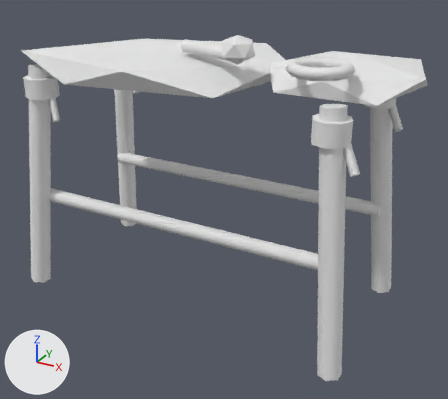
What one commit did to the glTF model game/assets/props/blender/makeshift_workbench.glb.
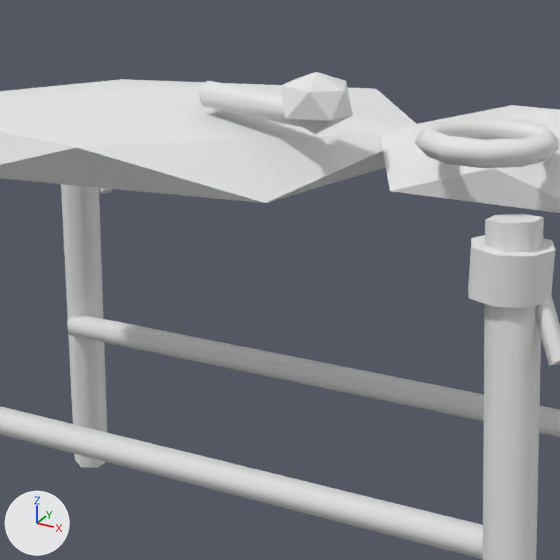
Old and new are each drawn whole from a 50 mm lens placed at (0.881, -1.596, 1.102), pointed at (0.024, -0.038, 0.323) and again close up on the part from 19% to 79% of the width and 0% to 68% of the height. The axes (+X, +Y, +Z) are drawn at lower left. The lights are the same throughout. The first two pictures are the older version. Vertices at exactly the same position are counted once.

The scene before the commit, as lines of its bpy script (objects in view):
```python
me_makeshift_workbench = bpy.data.meshes.new('makeshift_workbench')
me_makeshift_workbench.from_pydata(...)  # 250 vertices, 428 faces; spans x -0.587..0.587, y -0.315..0.315, z -0.004..0.854
me_makeshift_workbench.materials.append(mat_structures_atlas)  # white #e7e7e7
ob_makeshift_workbench = bpy.data.objects.new('makeshift_workbench', me_makeshift_workbench)
ob_makeshift_workbench.location = (0.0, 0.0, 0.0)
```
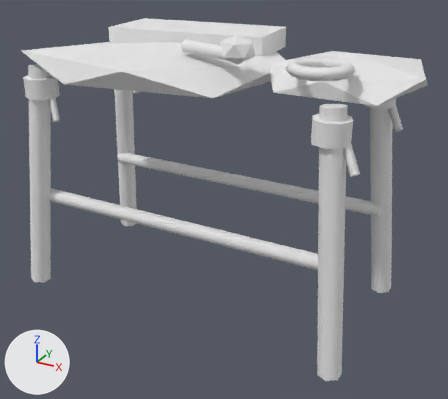
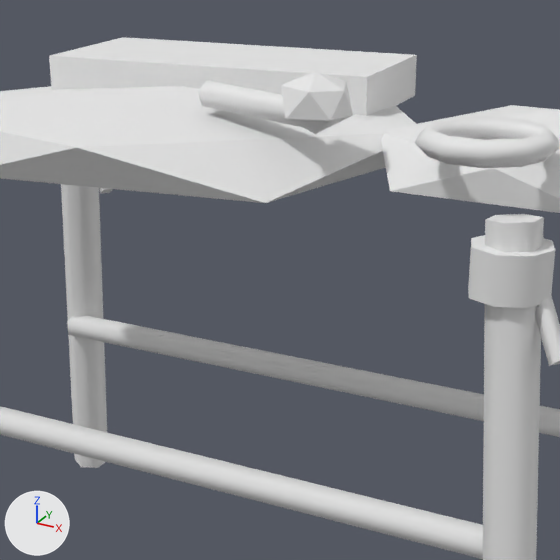
What the commit changed:
me_makeshift_workbench is used by ob_makeshift_workbench; location (0.0, 0.0, 0.0).
me_makeshift_workbench had 250 vertices, 428 faces and spanned x -0.587..0.587, y -0.315..0.315, z -0.004..0.854.
me_makeshift_workbench now has 258 vertices, 440 faces and spans x -0.587..0.587, y -0.315..0.315, z -0.004..0.854.
Part 1, on me_makeshift_workbench:
8 vertices are added at x -0.398..0.122, y -0.048..0.223, z 0.76..0.82.
12 new faces join them.

Where the change shows, as pixel boxes [x1, y1, x2, y2] in the close-ups (560 x 560 px):
'makeshift_workbench', reshaped
    before: [0, 72, 560, 560]
    after: [0, 37, 560, 560]
part 1 of me_makeshift_workbench, added
    after: [49, 37, 417, 116]
